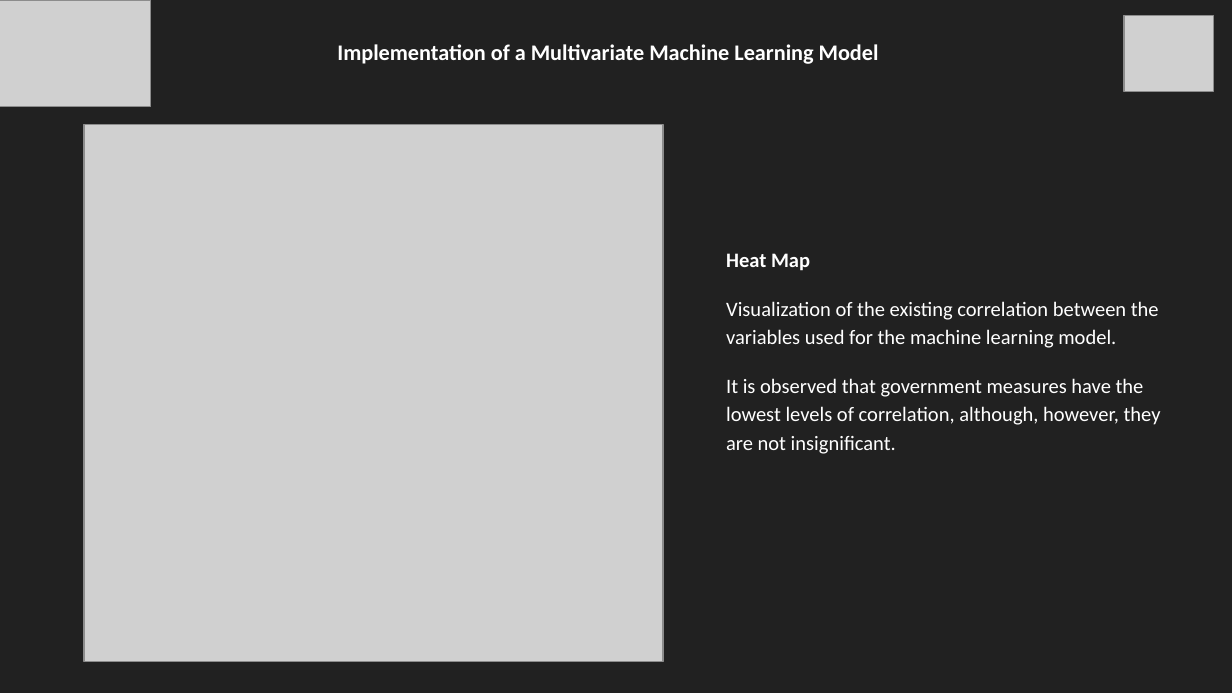
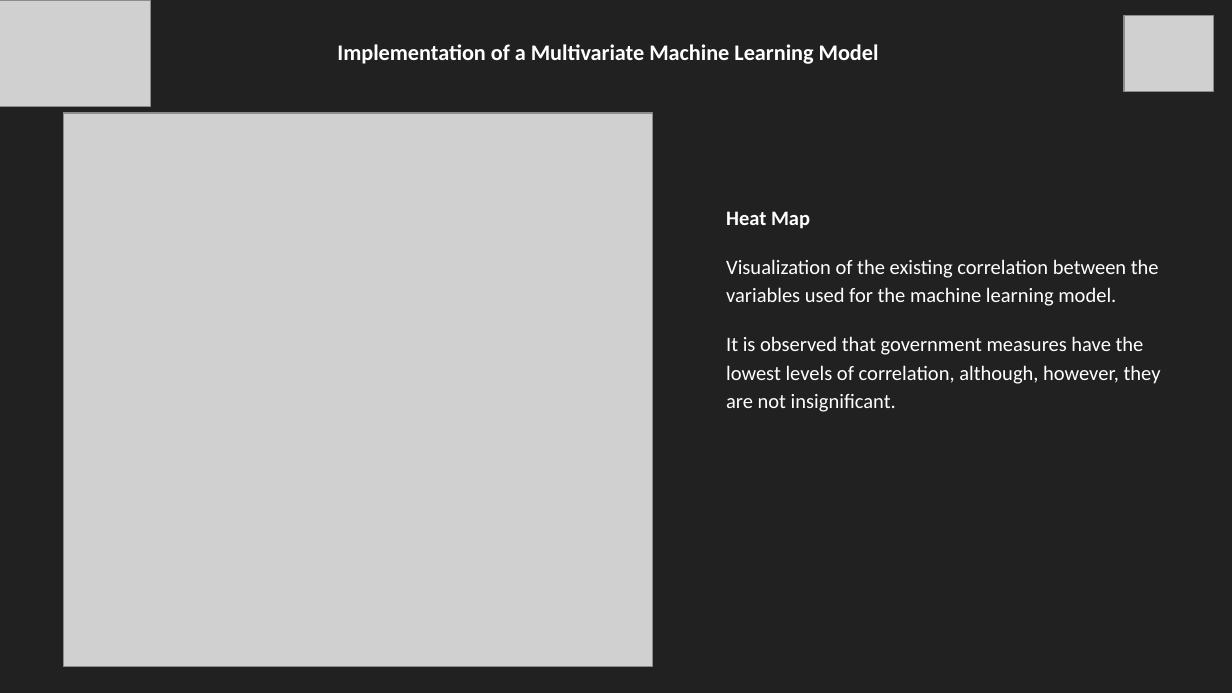
Before and after one commit to RufinoMartin/Coderhouse2021, a slide deck: slide 15 of Executive Presentation.pptx. Drawn at 1232x693 pixels with LibreOffice and Linux fonts; fonts in the diff are those of the drawing; grey boxes stand for pictures. Boxes give left, top, right and bottom in pixels: in the first picture for what was removed or moved away, otherwise in the second. Text is boxed around its words. In the diff, an @@ line names an element or a change of style, - is before the commit and + after.

```diff
--- a/Executive Presentation.pptx
+++ b/Executive Presentation.pptx
@@ picture: place and size @@
-picture at <box>84,124,663,662</box>
+picture at <box>64,113,653,667</box>
@@ subtitle "Heat Map": place and size @@
-subtitle "Heat Map" at <box>726,253,1161,454</box>
+subtitle "Heat Map" at <box>726,211,1161,412</box>
```
Also in this commit, not shown: 11 other slides changed.
